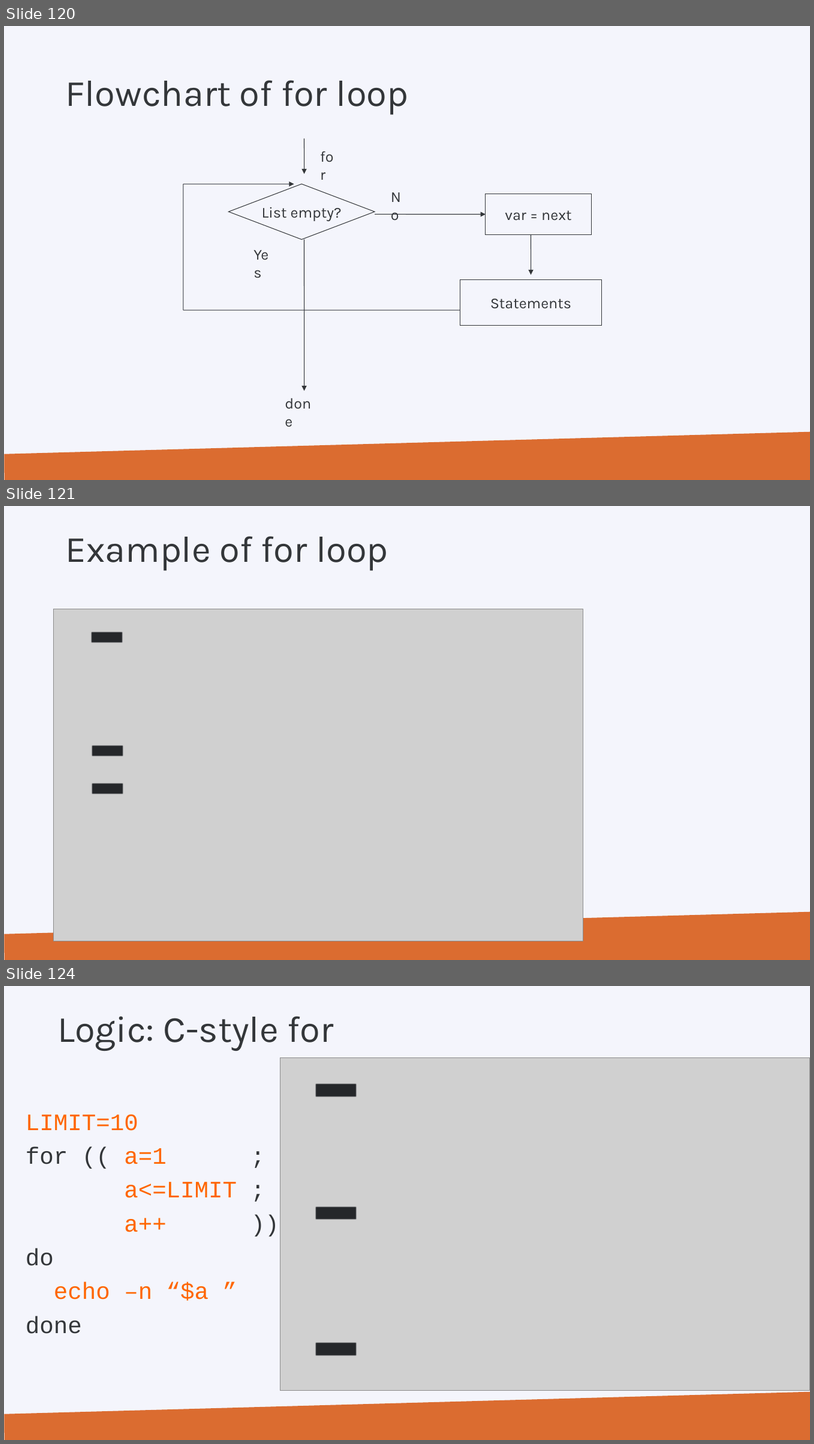
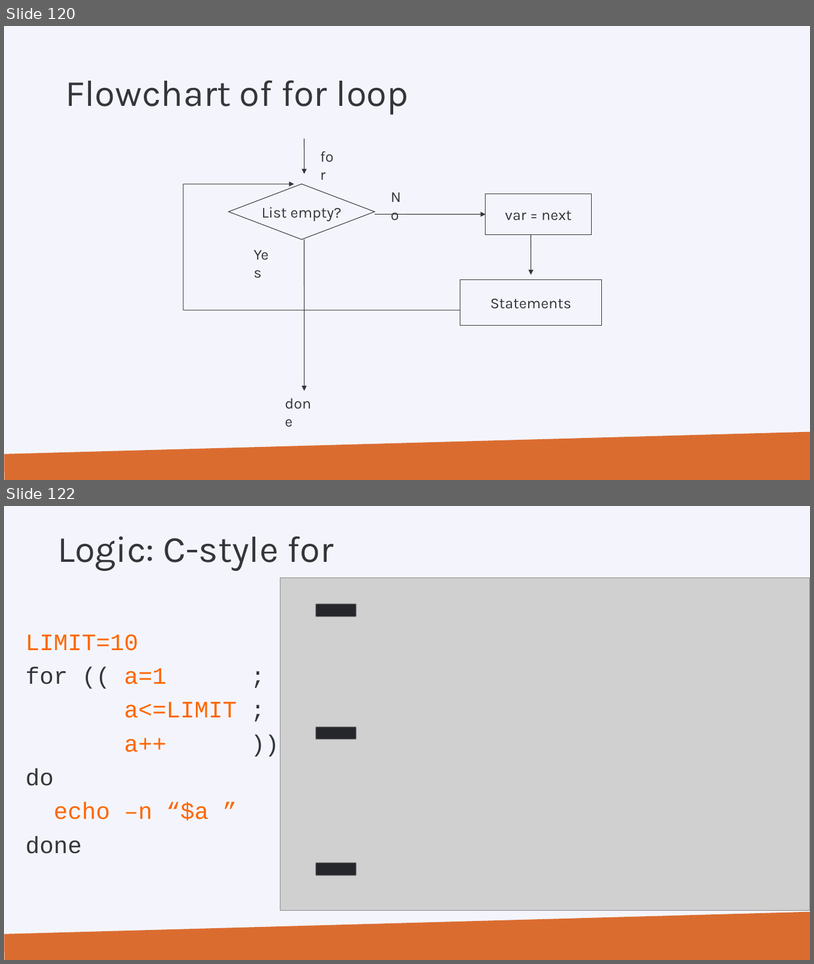
Before and after one commit to hpcleuven/Linux-scripting, a slide deck: Linux-scripting.pptx. Shown one above the other, each under a label of ours: slides 120, 121 and 124 before the commit, slides 120 and 122 after it; the slides between them are not shown. The pictures are 814x1444 and 814x964 pixels, drawn with LibreOffice and Linux fonts; fonts in the diff are those of the drawing; grey boxes stand for pictures; background and template pictures are left out. Boxes give left, top, right and bottom in pixels: in the first picture for what was removed or moved away, otherwise in the second. Text is boxed around its words. In the diff, an @@ line names an element or a change of style, - is before the commit and + after.

```diff
--- a/Linux-scripting.pptx
+++ b/Linux-scripting.pptx
@@ slide 121 removed at <box>4,506,810,960</box>, background #F4F5FC; not listed: 1 template element that a slide beside it also shows @@
@@ title removed at <box>65,536,388,571</box> @@
-Example of for loop
@@ picture removed at <box>54,609,584,941</box> @@
@@ rectangle removed at <box>91,632,123,643</box> @@
@@ rectangle removed at <box>92,745,123,756</box> @@
@@ rectangle removed at <box>92,783,123,795</box> @@
@@ what was slide 124 is now slide 122 @@
```
Also in this commit, not shown: 5 slides changed, 1 other slide removed, 1 other file.
